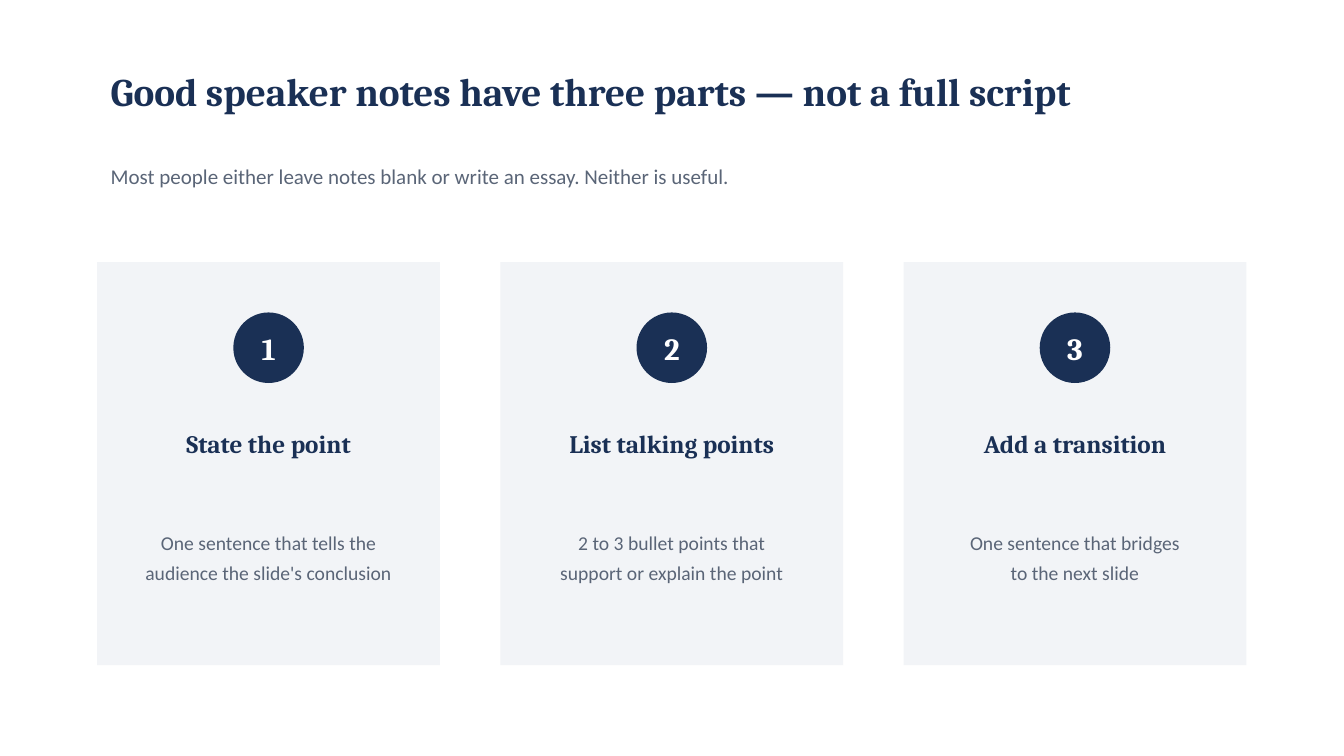
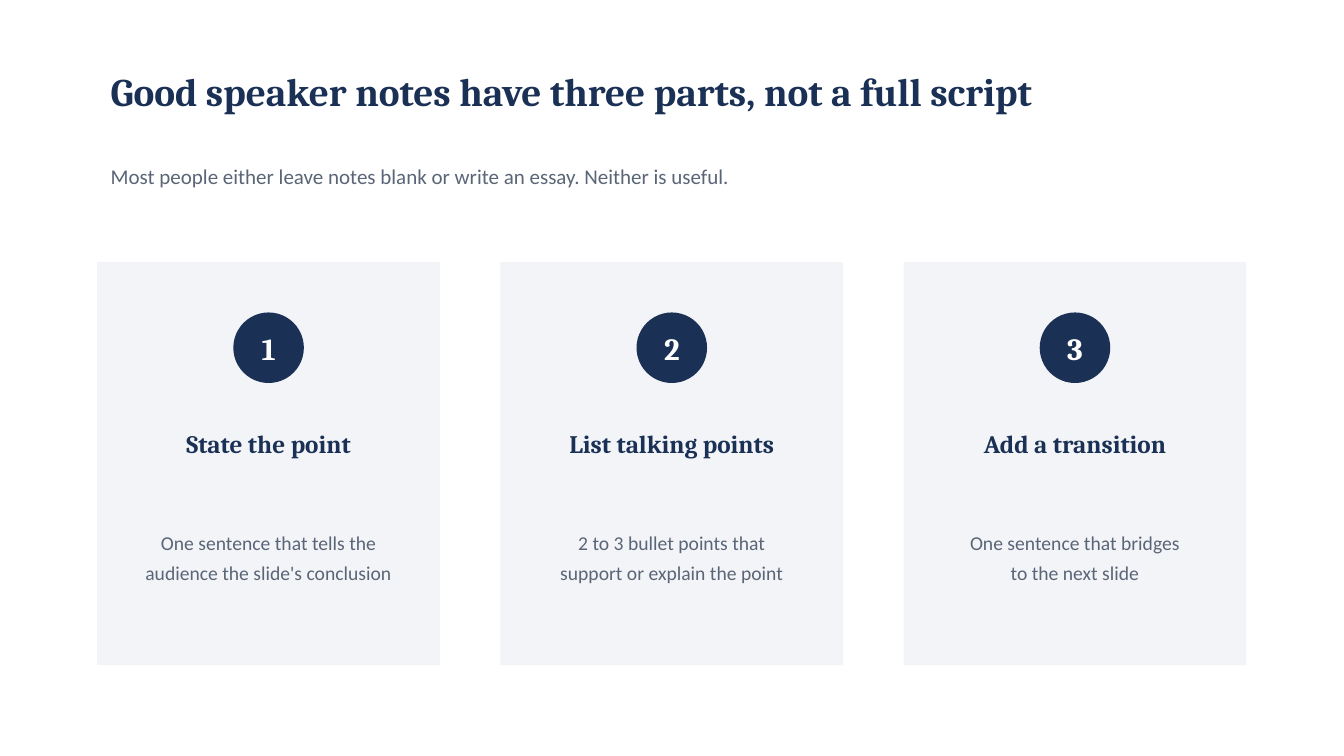
Before and after one commit to Asraf-JS/Presentation-With-AI-Workshop, a slide deck: slide 8 of 03-powerpoint-ai/Module03_Trainer_Deck.pptx. Drawn at 1344x756 pixels with LibreOffice and Linux fonts; fonts in the diff are those of the drawing. Boxes give left, top, right and bottom in pixels: in the first picture for what was removed or moved away, otherwise in the second. Text is boxed around its words. In the diff, an @@ line names an element or a change of style, - is before the commit and + after.

```diff
--- a/03-powerpoint-ai/Module03_Trainer_Deck.pptx
+++ b/03-powerpoint-ai/Module03_Trainer_Deck.pptx
@@ text at bbox=[111, 78, 1032, 115]: text changed @@
-Good speaker notes have three parts — not a full script
+Good speaker notes have three parts, not a full script
```
Also in this commit, not shown: 5 other slides changed.
